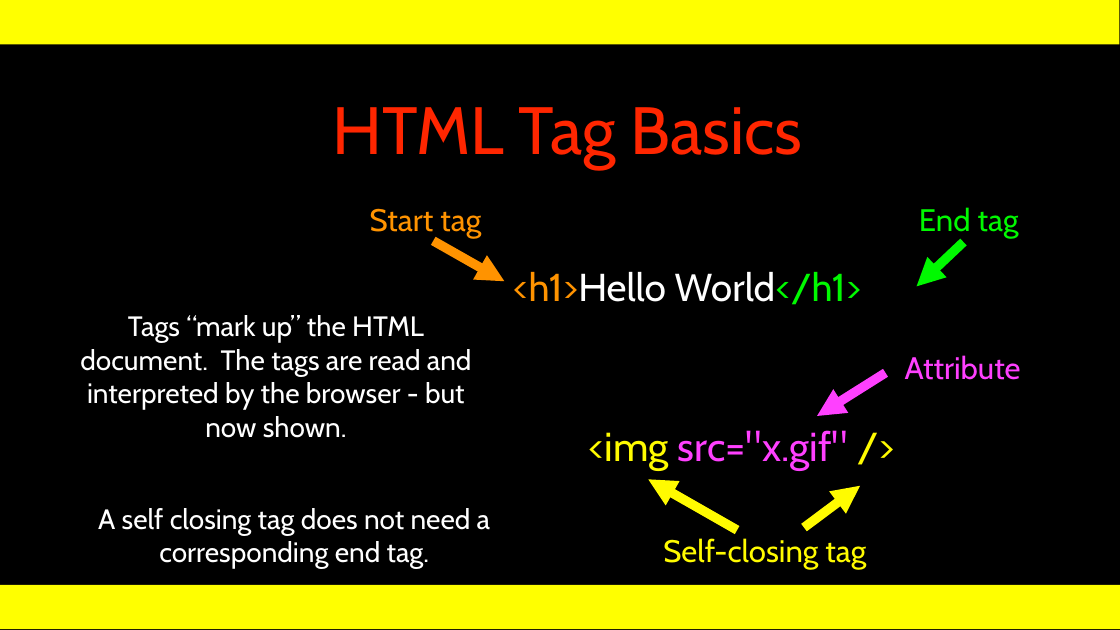
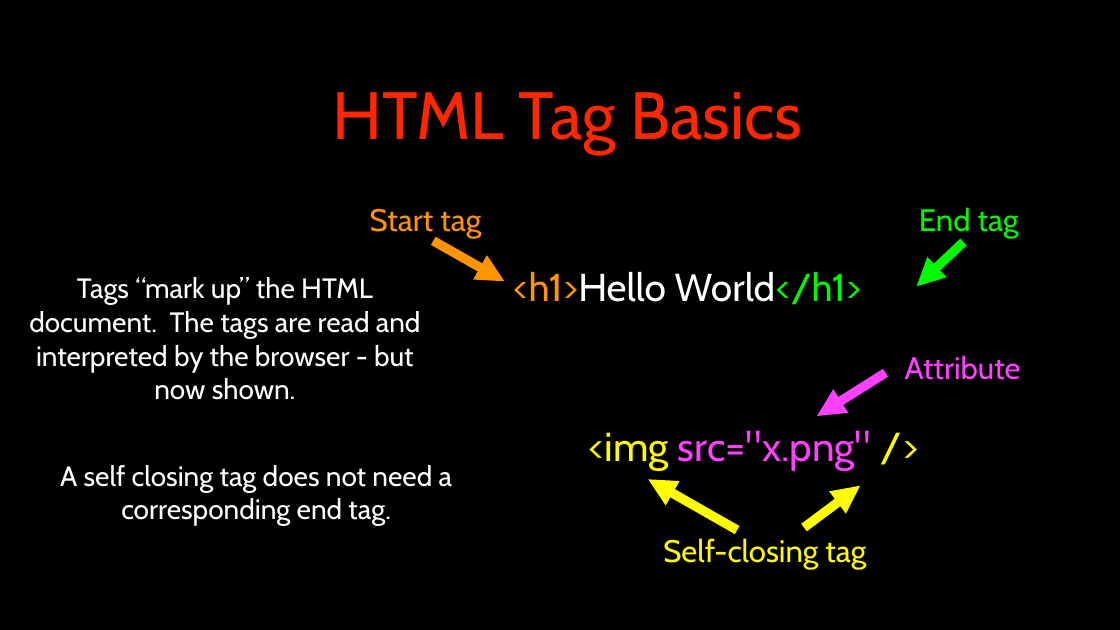
Before and after one commit to csev/wa4e, a slide deck: slide 16 of lectures/Web-01-HTML.ppt (slide 6 before the commit). Drawn at 1120x630 pixels with LibreOffice and Linux fonts; fonts in the diff are those of the drawing. Boxes give left, top, right and bottom in pixels: in the first picture for what was removed or moved away, otherwise in the second. Text is boxed around its words. In the diff, an @@ line names an element or a change of style, - is before the commit and + after.

```diff
--- a/lectures/Web-01-HTML.ppt
+++ b/lectures/Web-01-HTML.ppt
@@ rectangle at [0, 0, 1120, 43]: fill #FFFF00 to #000000 @@
@@ title "HTML Tag Basics": place and size @@
-title "HTML Tag Basics" at [333, 107, 803, 169]
+title "HTML Tag Basics" at [333, 92, 803, 154]
@@ title "HTML Tag Basics" at [333, 92, 803, 154]: vertical alignment bottom to middle @@
@@ text "Tags “mark up” the HTML ...": place and size @@
-text "Tags “mark up” the HTML ..." at [80, 315, 472, 438]
+text "Tags “mark up” the HTML ..." at [29, 277, 421, 400]
@@ text "A self closing tag does ...": place and size @@
-text "A self closing tag does ..." at [98, 508, 490, 569]
+text "A self closing tag does ..." at [60, 465, 452, 526]
@@ text at [588, 430, 871, 470]: text changed @@
-<img src="x.gif" />
+<img src="x.png" />
@@ rectangle at [0, 585, 1120, 629]: fill #FFFF00 to #000000 @@
```
Also in this commit, not shown: 17 other slides changed, 12 slides added, 21 slides removed.
